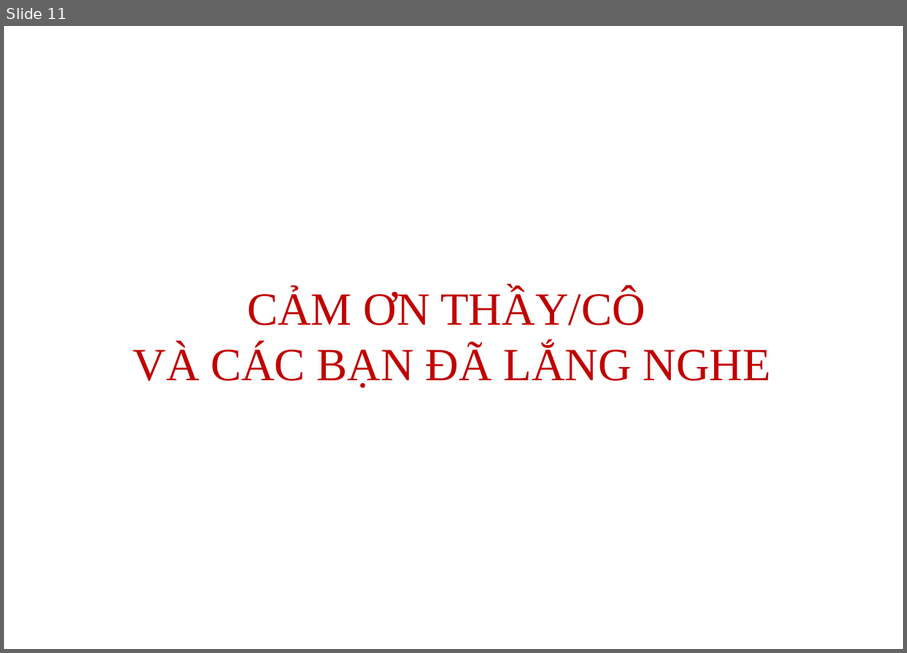
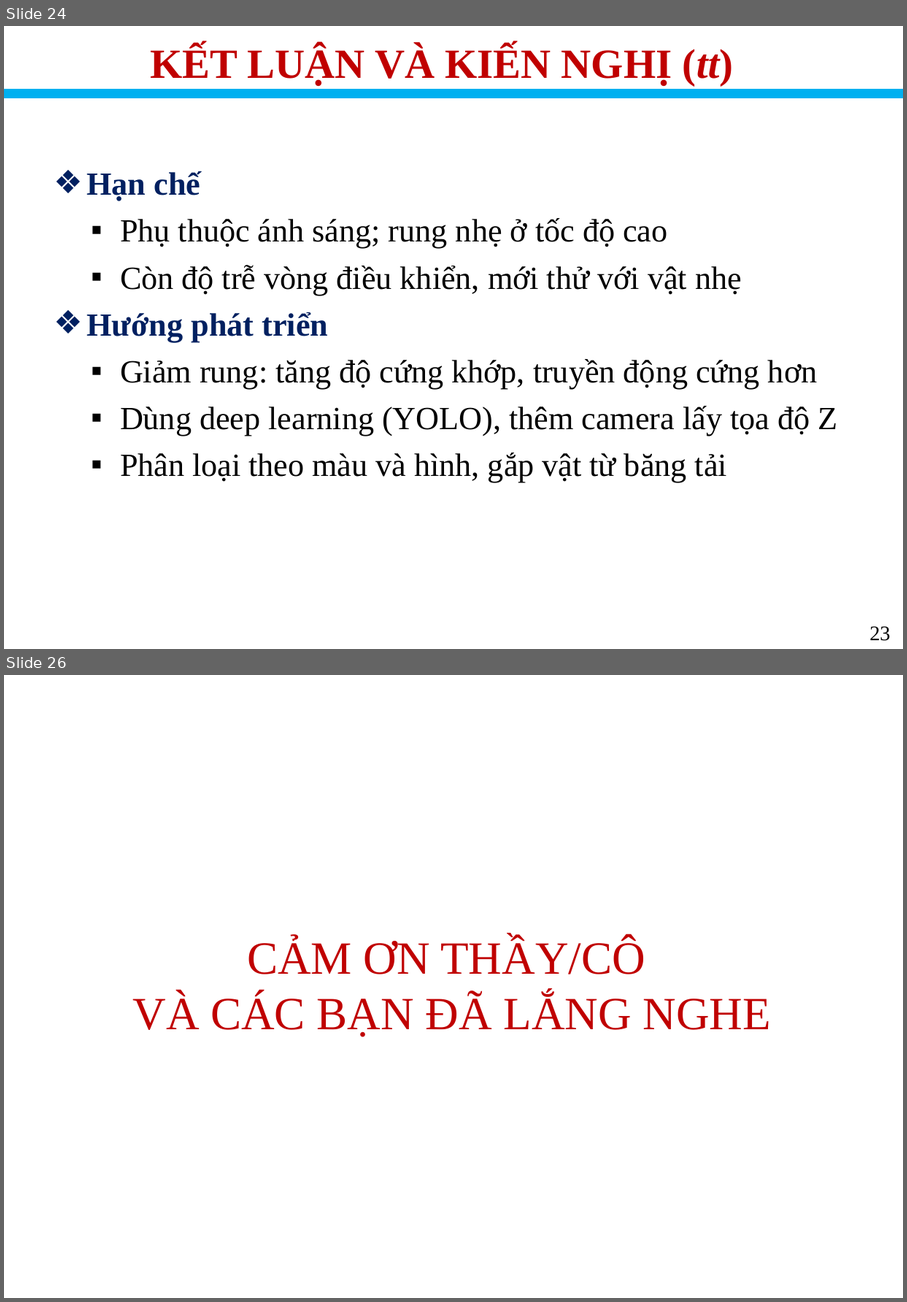
Before and after one commit to ruibi2204/Do_an_Delta.Robot_Dang_Rui_Bi, a slide deck: Thuyết minh _ Trình bày/Trình bày.pptx. Shown one above the other, each under a label of ours: slide 11 before the commit, slides 24 and 26 after it; the slides between them are not shown. The pictures are 907x653 and 907x1302 pixels, drawn with LibreOffice and Linux fonts; fonts in the diff are those of the drawing; background and template pictures are left out. Boxes give left, top, right and bottom in pixels: in the first picture for what was removed or moved away, otherwise in the second. Text is boxed around its words. In the diff, an @@ line names an element or a change of style, - is before the commit and + after.

```diff
--- a/Thuyết minh _ Trình bày/Trình bày.pptx
+++ b/Thuyết minh _ Trình bày/Trình bày.pptx
@@ slide 24 added at (4,26,903,649), background #FFFFFF @@
@@ text added at (151,46,734,86), 36 pt, text #C00000, bold @@
+KẾT LUẬN VÀ KIẾN NGHỊ (tt)
@@ line added from (4, 93) to (903, 93), #00B0F0 8 pt @@
@@ text added at (87,171,838,482), 28 pt, text #000000 @@
+❖ Hạn chế
+▪ Phụ thuộc ánh sáng; rung nhẹ ở tốc độ cao
+▪ Còn độ trễ vòng điều khiển, mới thử với vật nhẹ
+❖ Hướng phát triển
+▪ Giảm rung: tăng độ cứng khớp, truyền động cứng hơn
+▪ Dùng deep learning (YOLO), thêm camera lấy tọa độ Z
+▪ Phân loại theo màu và hình, gắp vật từ băng tải
@@ text added at (870,626,890,641), 18 pt, text #000000 @@
+23
@@ what was slide 11 is now slide 26 @@
```
Also in this commit, not shown: 2 slides changed, 22 other slides added, 10 slides removed, 13 other files.
